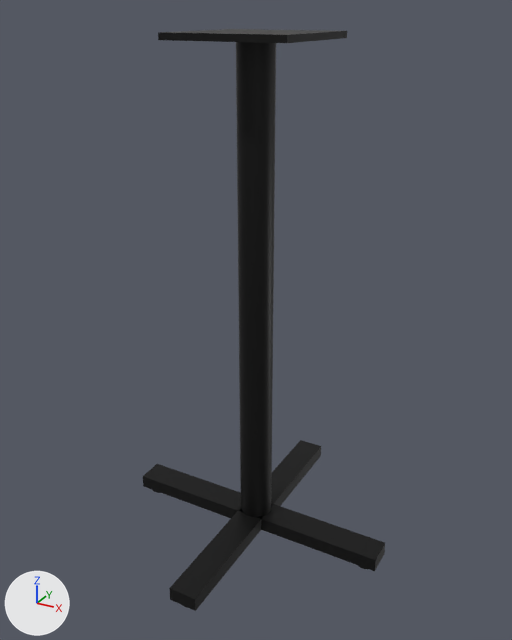
The glTF model public/amueblarte-muestra/modelos/base-alta.glb, before and after one commit.
Both versions are drawn from a 50 mm camera at (0.637, -1.159, 1.091) aimed at (0.003, -0.005, 0.514). Arrows for +X, +Y and +Z are at lower left; the lights stay in place. The older version comes first. Vertices at exactly the same position are counted once.

The first picture shows 'base-alta'.
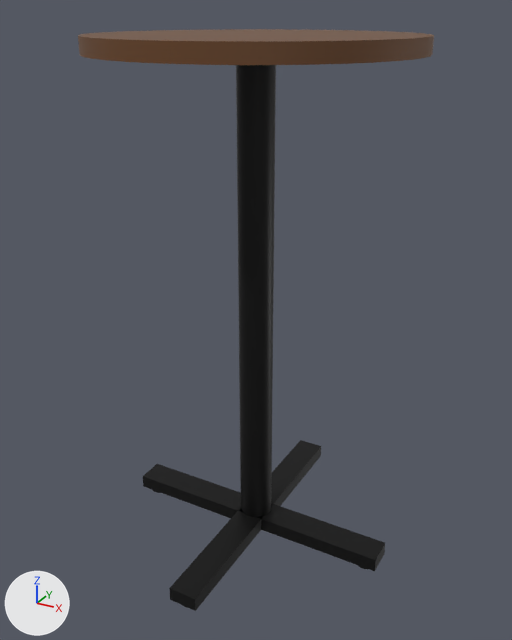
Location of each change, (x1, y1, x2, y2) in pixels of the pictures (512 x 640 px; the box of a moved part takes in the faces that stretch with it):
'base-alta', reshaped (47% wider): before (143, 29, 385, 611); after (78, 29, 434, 611)
part 1 of me_base_alta, added: after (78, 29, 434, 65)
part 2 of me_base_alta, deleted (black): before (158, 29, 347, 43)
part 3 of me_base_alta, moved or reshaped: before (236, 42, 276, 517); after (236, 65, 276, 517)

Edits to the bpy script that builds the scene:
```text
Add mat_cubierta:
    mat_cubierta = principled_material('cubierta')
    mat_cubierta.base_color = (0.147, 0.0578, 0.0168)  # brown #6b4423
Change me_base_alta:
    used by ob_base_alta; location = (0.0, 0.0, 0.0)
    remove me_base_alta.from_pydata(...)  # 314 vertices, 596 faces; spans x -0.3..0.3, y -0.3..0.3, z 0.0..1.054
    add me_base_alta.from_pydata(...)  # 437 vertices, 840 faces; spans x -0.3..0.3, y -0.3..0.3, z 0.0..1.05
    me_base_alta part 1: a new loose piece of 131 vertices spanning x -0.3..0.3, y -0.3..0.3, z 1.008..1.05
    me_base_alta part 2: the loose piece of 8 vertices spanning x -0.12..0.12, y -0.12..0.12, z 1.042..1.054 is deleted
    me_base_alta part 3
    29 vertices in x -0.035..0.035, y -0.035..0.035, z 1.042 move by (0.0, 0.0, -0.04)
    add me_base_alta.materials.append(mat_cubierta)  # brown #6b4423
```
